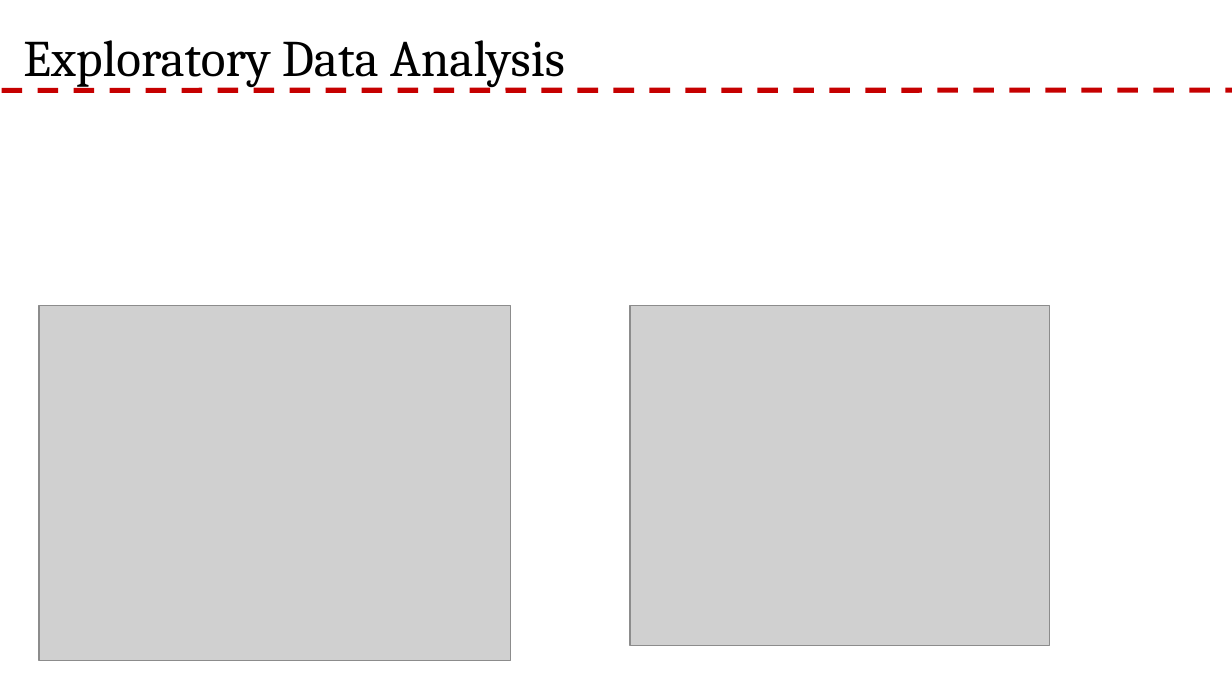
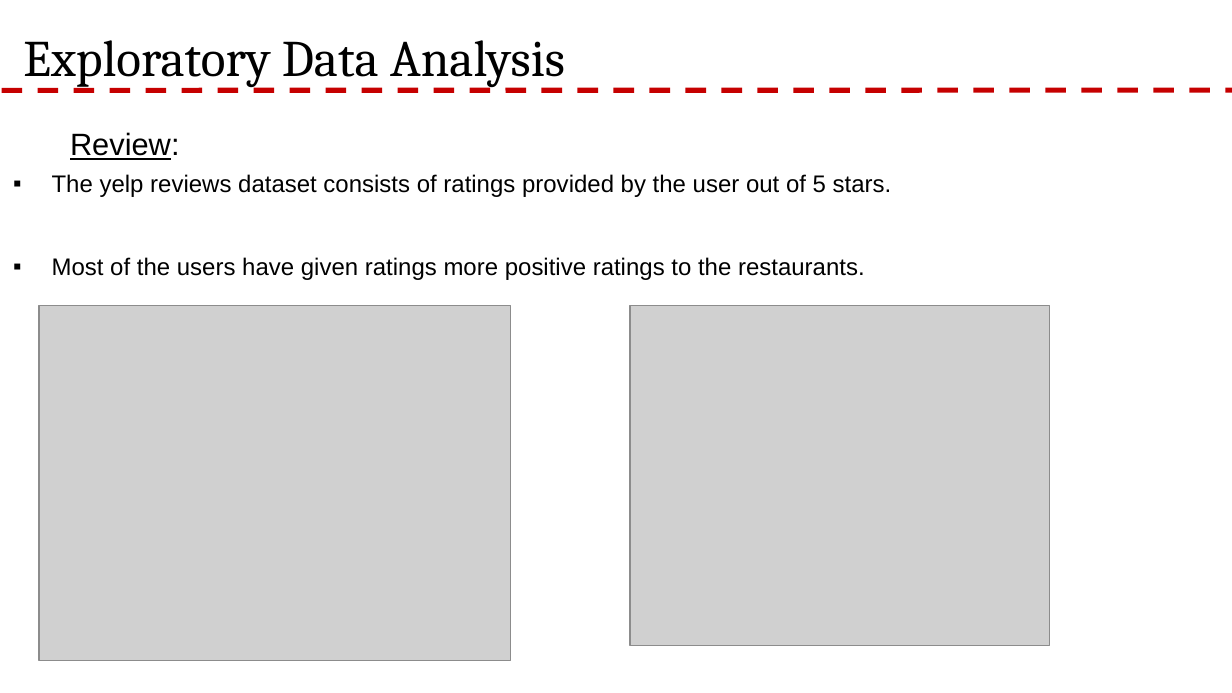
Before and after one commit to rnair7163/Restaurant-Recommendation-System-using-Yelp-Dataset, a slide deck: slide 8 of PPT/Yelp Presentation.pptx. Drawn at 1232x693 pixels with LibreOffice and Linux fonts; fonts in the diff are those of the drawing; grey boxes stand for pictures; background and template pictures are left out. Boxes give left, top, right and bottom in pixels: in the first picture for what was removed or moved away, otherwise in the second. Text is boxed around its words. In the diff, an @@ line names an element or a change of style, - is before the commit and + after.

```diff
--- a/PPT/Yelp Presentation.pptx
+++ b/PPT/Yelp Presentation.pptx
@@ text added at bbox=[70, 132, 180, 160], 18 pt, text #000000, underline @@
+Review:
@@ text added at bbox=[52, 174, 892, 280], 14 pt, text #000000 @@
+▪ The yelp reviews dataset consists of ratings provided by the user out of 5 stars.
+▪ Most of the users have given ratings more positive ratings to the restaurants.
```
Also in this commit, not shown: 4 other slides changed.
